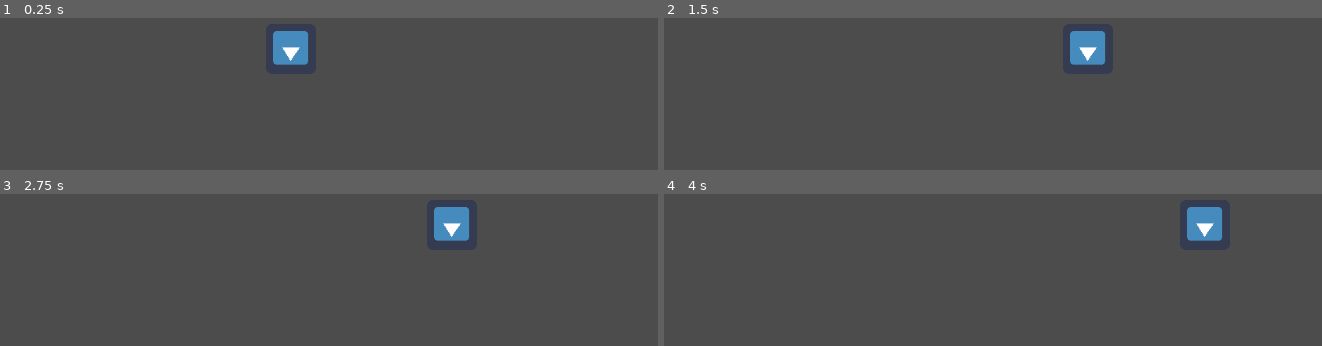
Above: before the commit, frames 1-4 (two rows, left to right).
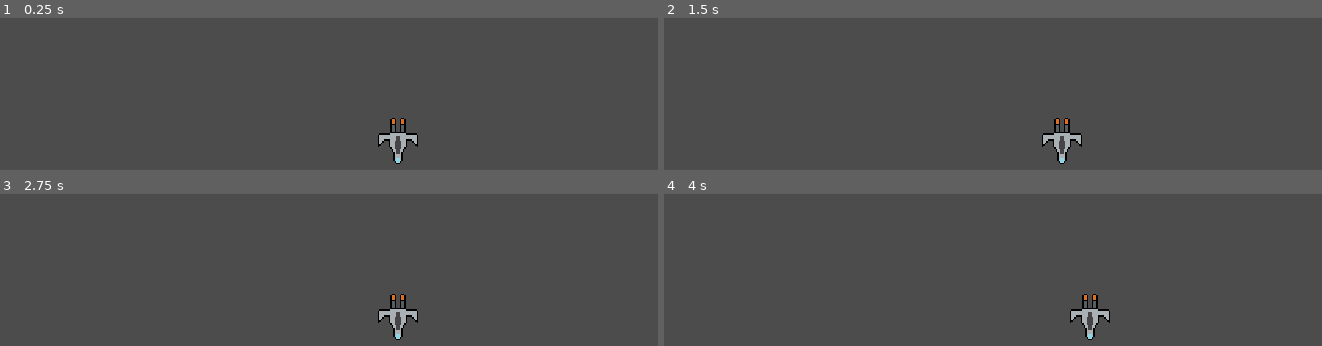
Above: after the commit, the same moments.

Repository: watdowtal/ludumdare42
Game: Godot game, scene res://Scenes/Other/World/World.tscn
Same seed, same stepped clock (60 frames per second), same inputs: the game is played once before the commit and once after it. The engine's default icon, where the game draws it, is replaced by a stand-in: a white triangle on a blue panel in a dark square.
Inputs:
- Up to frame 1 (0.25 s): no input
- Up to frame 2 (1.5 s): tap Enter at 0.5 s; hold Right (ui_right) 0.53-1.28 s; hold Left (ui_left) from 1.28 s (still down)
- Up to frame 3 (2.75 s): release Left (ui_left) at 2.03 s; hold Right (ui_right) from 2.03 s (still down)
- Up to frame 4 (4 s): release Right (ui_right) at 3.53 s; hold Left (ui_left) from 3.53 s (still down)

The runs differ from the first frame. In frame 1, 1.9% of the frame differs, in the area x 41-64%, y 8-97%; in frame 2, 1.9%; in frame 3, 1.9%; in frame 4, 1.9%.

Commit message:
Add files via upload

Diff:
--- a/LD42/Scenes/Other/World/World.tscn
+++ b/LD42/Scenes/Other/World/World.tscn
@@ -6,4 +6,4 @@
 
 [node name="Player" parent="." index="0" instance=ExtResource( 1 )]
 
-position = Vector2( 373, 182 )
+position = Vector2( 510, 200 )
--- a/LD42/Scenes/Player/Player.gd
+++ b/LD42/Scenes/Player/Player.gd
@@ -3,13 +3,15 @@
 var speed = 300
 var movedir = Vector2()
 var health = 3
-var screensize
+onready var screensize = get_viewport_rect().size
 
 func _ready():
-	screensize = get_viewport_rect().size
+	$SpawnTime.start()
+	set_physics_process(false)
 
 func _physics_process(delta):
 	movedir = move_and_slide(movedir)
+	movedir.y += 20
 
 	var target_speed = 0
 
@@ -19,6 +21,7 @@
 		target_speed += -1
 
 	movedir.x = target_speed * speed
+	position.x = clamp(position.x, 0, screensize.x)
 
-	position.x = clamp(position.x, 0, screensize.x)
-	position.y = clamp(position.y, 0, screensize.y)
+func _on_SpawnTime_timeout():
+	set_physics_process(true)
--- a/LD42/Scenes/Player/Player.tscn
+++ b/LD42/Scenes/Player/Player.tscn
@@ -1,12 +1,7 @@
-[gd_scene load_steps=4 format=2]
+[gd_scene load_steps=3 format=2]
 
 [ext_resource path="res://Scenes/Player/Player.gd" type="Script" id=1]
-[ext_resource path="res://icon.png" type="Texture" id=2]
-
-[sub_resource type="RectangleShape2D" id=1]
-
-custom_solver_bias = 0.0
-extents = Vector2( 32, 32 )
+[ext_resource path="res://Scenes/Player/Sprite.png" type="Texture" id=2]
 
 [node name="Player" type="KinematicBody2D"]
 
@@ -20,9 +15,99 @@
 [node name="Sprite" type="Sprite" parent="." index="0"]
 
 rotation = 3.14159
+scale = Vector2( 2, 2 )
 texture = ExtResource( 2 )
 _sections_unfolded = [ "Transform" ]
 
-[node name="CollisionShape2D" type="CollisionShape2D" parent="." index="1"]
+[node name="Camera2D" type="Camera2D" parent="." index="1"]
 
-shape = SubResource( 1 )
+visible = false
+position = Vector2( -0.25, 0 )
+anchor_mode = 1
+rotating = false
+current = true
+zoom = Vector2( 1, 1 )
+limit_left = 0
+limit_top = -10000000
+limit_right = 1024
+limit_bottom = 10000000
+limit_smoothed = false
+drag_margin_h_enabled = true
+drag_margin_v_enabled = false
+smoothing_enabled = false
+smoothing_speed = 5.0
+offset_v = 0.0
+offset_h = 0.0
+drag_margin_left = 0.2
+drag_margin_top = 0.2
+drag_margin_right = 0.2
+drag_margin_bottom = 0.2
+editor_draw_screen = true
+editor_draw_limits = false
+editor_draw_drag_margin = false
+_sections_unfolded = [ "Limit" ]
+__meta__ = {
+"_edit_lock_": true
+}
+
+[node name="SpawnTime" type="Timer" parent="." index="2"]
+
+process_mode = 1
+wait_time = 3.0
+one_shot = false
+autostart = false
+
+[node name="HitBox" type="Area2D" parent="." index="3"]
+
+input_pickable = true
+gravity_vec = Vector2( 0, 1 )
+gravity = 98.0
+linear_damp = 0.1
+angular_damp = 1.0
+audio_bus_override = false
+audio_bus_name = "Master"
+
+[node name="CollisionShape2D" type="CollisionPolygon2D" parent="HitBox" index="0"]
+
+build_mode = 0
+polygon = PoolVector2Array( -9.91948, -11.25, 9.33052, -11.5, 25.5805, -11.25, 25.5805, 7, 10.8305, -2.25, 10.8305, 7.5, 1.83052, 29, -0.919479, 29.25, -11.1695, -1.25, -25.1695, 6.25, -24.9195, -11.5 )
+
+[node name="HUD" type="CanvasLayer" parent="." index="4"]
+
+layer = 1
+offset = Vector2( 0, 0 )
+rotation = 0.0
+scale = Vector2( 1, 1 )
+transform = Transform2D( 1, 0, 0, 1, 0, 0 )
+
+[node name="Control" type="Control" parent="HUD" index="0"]
+
+anchor_left = 0.0
+anchor_top = 0.0
+anchor_right = 1.0
+anchor_bottom = 1.0
+rect_pivot_offset = Vector2( 0, 0 )
+rect_clip_content = false
+mouse_filter = 0
+mouse_default_cursor_shape = 0
+size_flags_horizontal = 1
+size_flags_vertical = 1
+
+[node name="Timetext" type="Label" parent="HUD/Control" index="0"]
+
+anchor_left = 0.0
+anchor_top = 0.0
+anchor_right = 1.0
+anchor_bottom = 0.0
+margin_bottom = 158.0
+rect_pivot_offset = Vector2( 0, 0 )
+rect_clip_content = false
+mouse_filter = 2
+mouse_default_cursor_shape = 0
+size_flags_horizontal = 1
+size_flags_vertical = 4
+percent_visible = 1.0
+lines_skipped = 0
+max_lines_visible = -1
+
+[connection signal="timeout" from="SpawnTime" to="." method="_on_SpawnTime_timeout"]
--- a/LD42/project.godot
+++ b/LD42/project.godot
@@ -19,6 +19,27 @@
 window/stretch/mode="2d"
 window/stretch/aspect="keep"
 
+[importer_defaults]
+
+texture={
+"compress/hdr_mode": 0,
+"compress/lossy_quality": 0.7,
+"compress/mode": 0,
+"compress/normal_map": 0,
+"detect_3d": false,
+"flags/anisotropic": false,
+"flags/filter": false,
+"flags/mipmaps": false,
+"flags/repeat": 0,
+"flags/srgb": 2,
+"process/HDR_as_SRGB": false,
+"process/fix_alpha_border": true,
+"process/premult_alpha": false,
+"size_limit": 0,
+"stream": false,
+"svg/scale": 1.0
+}
+
 [rendering]
 
 quality/2d/use_pixel_snap=true
Binary file added: LD42/Scenes/Player/Sprite.png
Not shown, added: LD42/Scenes/Player/Sprite.png.import
